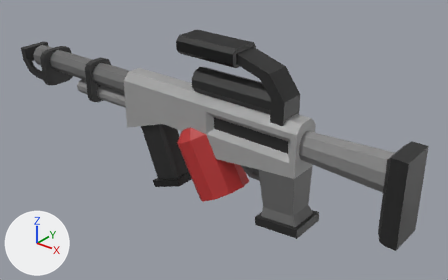
What one commit did to the FBX model Assets/Game/Models/Weapons/Flamethrower.fbx.
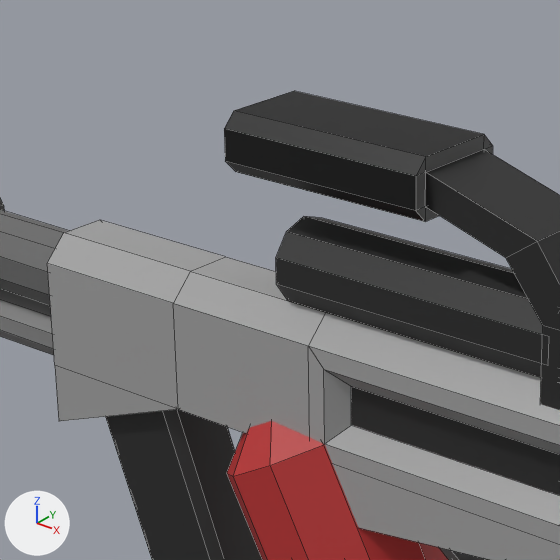
Each version is shown whole from a 50 mm lens placed at (1.173, -1.268, 0.752), pointed at (0.121, 0.047, -0.063), then close up on the part from 24% to 62% of the width and 1% to 60% of the height. Lighting does not change. The marker at lower left points along +X, +Y and +Z. The close-ups show mesh edges as thin lines. Where no turn or scale is listed for an object, it has been applied to the vertices.

Names of what the first close-up shows: 'Flamethrower'.
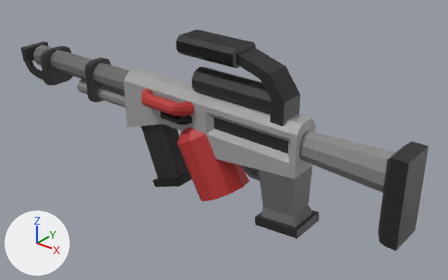
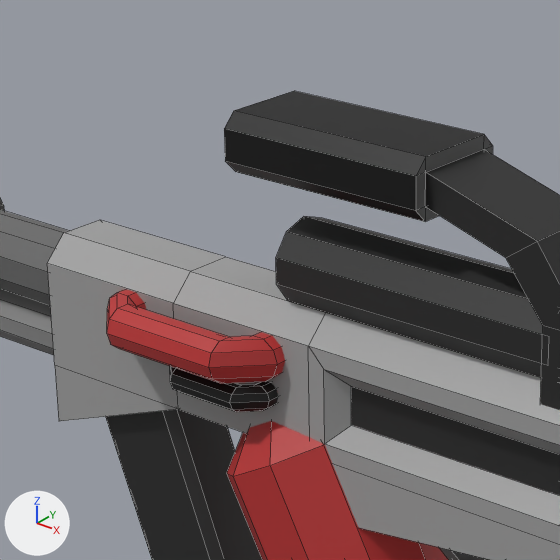
The newer file is also turned or shifted as a whole; pictures and numbers use the older file's frame.

What differs and where, as boxes [x1, y1, x2, y2] in the close-ups (560 x 560 px):
```json
{"part": 1, "of": "me_mesh", "change": "added", "after": [170, 366, 278, 412], "on screen": "black"}
{"part": 2, "of": "me_mesh", "change": "added", "after": [107, 289, 285, 384], "on screen": "red"}
```

Edits to the scene script, one JSON object a line:
```json
{"block": "me_mesh", "where": "# used by ob_flamethrower; location = (0.0, 0.0, 0.0)"}
{"op": "remove", "block": "me_mesh", "code": "me_mesh.from_pydata(...)  # 364 vertices, 307 faces; spans x -0.73..0.73, y -0.076..0.076, z -0.263..0.263"}
{"op": "add", "block": "me_mesh", "code": "me_mesh.from_pydata(...)  # 484 vertices, 407 faces; spans x -0.73..0.73, y -0.097..0.076, z -0.263..0.263"}
{"block": "me_mesh", "change": "me_mesh part 1: a new loose piece of 60 vertices spanning x -0.039..0.079, y -0.082..-0.044, z 0.011..0.033, in mat_lambert3 (picture img_coloratlas2_png)"}
{"block": "me_mesh", "change": "me_mesh part 2: a new loose piece of 60 vertices spanning x -0.115..0.087, y -0.097..-0.041, z 0.038..0.077, in mat_lambert3 (picture img_coloratlas2_png)"}
```
